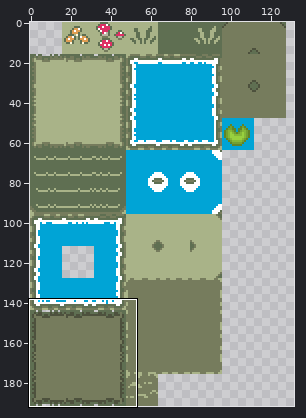
A sprite sheet gets an edit: sprites/sTileSetOutside/layers/eef05b00-c09e-4346-8915-895b97b53f97/b14abf9e-10eb-4321-b25d-95f9bf96628e.png. Above: a wide view before the commit, with the close-up outlined.
Close-up. Earlier state:
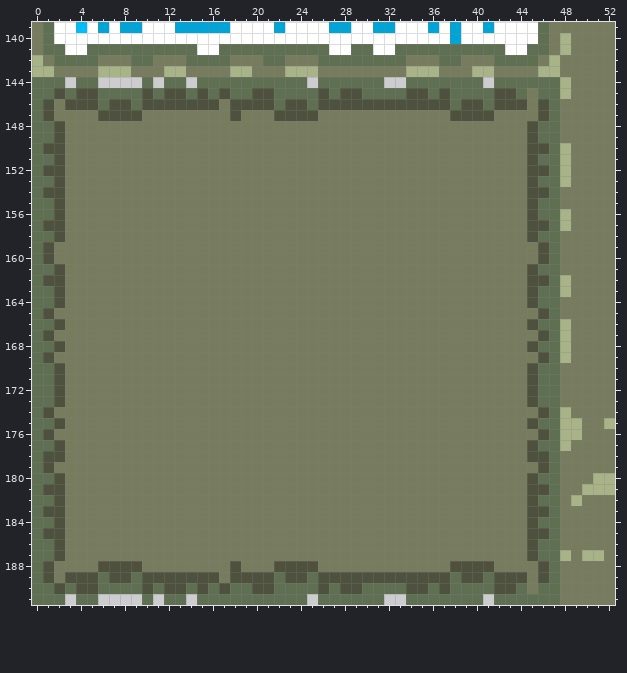
The file is 143x192 pixels. Shown: x 0..52, y 139..191. The wide view leaves out empty margins.
The same view after the edit:
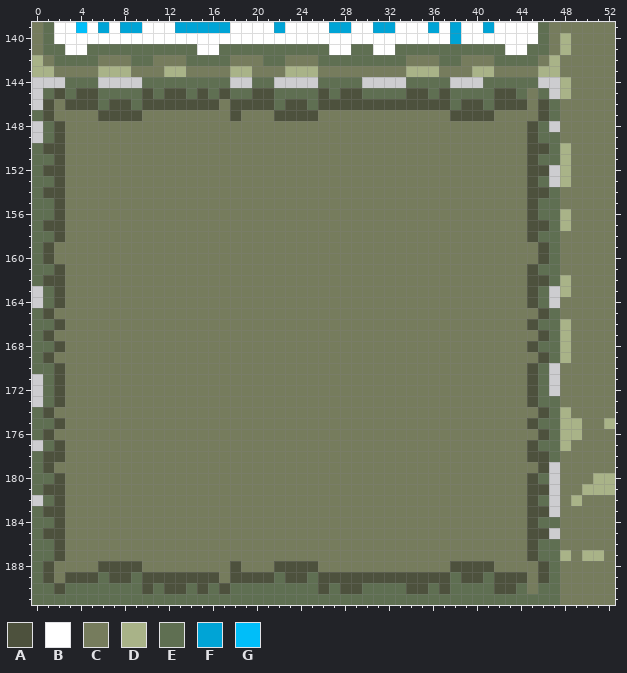
Palette (. is transparent): A #4d513d  B #ffffff  C #767c5d  D #a9b388  E #5f6f52  F #00a4d6  G #00bef9
Edits made:
y 144: x 0..3 EEE. -> ...E; x 11 . -> E; x 14 . -> E; x 18..19 EE -> ..; x 22..24 EEE -> ...; x 30..31 EE -> ..; x 38..41 EEE. -> ...E; x 46..47 EE -> ..
y 145: x 0 E -> .; x 47 E -> .
y 146: x 0 E -> .
y 148: x 0 E -> .; x 47 E -> .
y 149: x 0 E -> .
y 152..153: x 47 E -> .
y 163..164: x 0 E -> .; x 47 E -> .
y 170: x 47 E -> .
y 171..172: x 0 E -> .; x 47 E -> .
y 173: x 0 E -> .
y 177: x 0 E -> .
y 179..181: x 47 E -> .
y 182: x 0 E -> .; x 47 E -> .
y 183: x 47 E -> .
y 185: x 47 E -> .
y 190: x 4..5 AA -> EE; x 20..21 AA -> EE
y 191: x 3 . -> E; x 6..9 .... -> EEEE; x 11 . -> E; x 14 . -> E; x 25 . -> E; x 32..33 .. -> EE; x 41 . -> E
